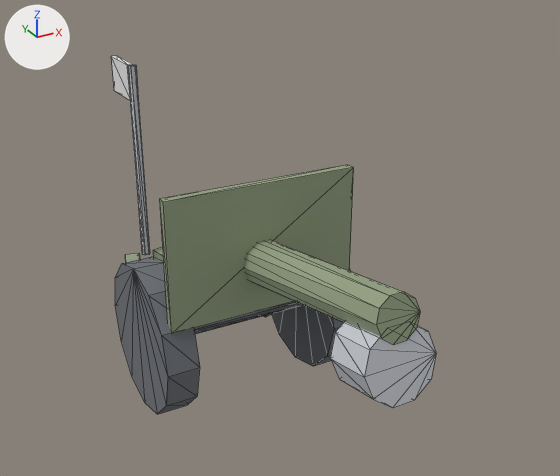
Renders of the glTF model csharp/Unciv.Godot/Packs/units/models/unit/Artillery.glb from each side of a commit.
Rendered twice from a camera (50 mm lens) standing at (-0.476, -1.018, 0.747) and looking at (0.091, 0.012, 0.232). The lights are fixed; the arrows at upper left show +X, +Y and +Z. The picture after the commit comes second. Mesh edges are drawn as thin lines. Vertices at exactly the same position are counted once.

The first picture shows 'Body'.
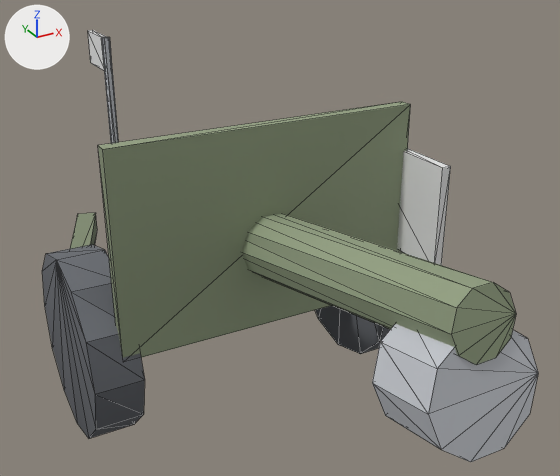
Location of each change, [x1, y1, x2, y2] in pixels of the pictures (560 x 476 px; the box of a moved part takes in the faces that stretch with it):
'Body', recoloured, reshaped (52% wider, 20% taller)
    before: [111, 56, 436, 415]
    after: [42, 30, 538, 462]
part 1 of me_body, moved or reshaped
    before: [111, 56, 134, 100]
    after: [88, 30, 107, 70]
part 2 of me_body, added
    after: [397, 149, 451, 265]
part 3 of me_body, added
    after: [42, 245, 145, 438]
part 4 of me_body, added
    after: [315, 251, 403, 354]
part 5 of me_body, added (green)
    after: [98, 102, 411, 358]
part 6 of me_body, moved or reshaped
    before: [330, 321, 436, 408]
    after: [372, 324, 538, 462]
part 7 of me_body, added
    after: [101, 37, 119, 143]
part 8 of me_body, rebuilt (54% wider, 44% taller)
    before: [243, 240, 420, 345]
    after: [242, 213, 516, 365]
part 9 of me_body, deleted
    before: [115, 65, 354, 415]
part 10 of me_body, added (green)
    after: [70, 213, 97, 249]

The change, as a list of edits to the scene's bpy script:
```text
Change mat_dark:
    where n0 = _N.new('ShaderNodeBsdfPrincipled'); n0.name = 'Principled BSDF'
    remove n0.inputs[0].default_value = (0.16, 0.17, 0.19, 1.0)  # 'Base Color', grey #6f7379
    add n2 = _N.new('ShaderNodeMix'); n2.name = 'Mix'
    add n2.data_type = 'RGBA'
    add n2.blend_type = 'MULTIPLY'
    add n2.inputs[0].default_value = 1.0  # 'Factor'
    add n2.inputs[7].default_value = (0.16, 0.17, 0.19, 1.0)  # 'B', grey #6f7379
    add n3 = _N.new('ShaderNodeVertexColor'); n3.name = 'Color Attribute'
    add _L.new(n2.outputs[2], n0.inputs[0])  # 'Result' to 'Base Color'
    add _L.new(n3.outputs[0], n2.inputs[6])  # 'Color' to 'A'
Change mat_olive:
    where n0 = _N.new('ShaderNodeBsdfPrincipled'); n0.name = 'Principled BSDF'
    remove n0.inputs[0].default_value = (0.3, 0.36, 0.23, 1.0)  # 'Base Color', greyish green #95a284
    add n2 = _N.new('ShaderNodeMix'); n2.name = 'Mix'
    add n2.data_type = 'RGBA'
    add n2.blend_type = 'MULTIPLY'
    add n2.inputs[0].default_value = 1.0  # 'Factor'
    add n2.inputs[7].default_value = (0.3, 0.36, 0.23, 1.0)  # 'B', greyish green #95a284
    add n3 = _N.new('ShaderNodeVertexColor'); n3.name = 'Color Attribute'
    add _L.new(n2.outputs[2], n0.inputs[0])  # 'Result' to 'Base Color'
    add _L.new(n3.outputs[0], n2.inputs[6])  # 'Color' to 'A'
Change mat_steel:
    where n0 = _N.new('ShaderNodeBsdfPrincipled'); n0.name = 'Principled BSDF'
    remove n0.inputs[0].default_value = (0.58, 0.6, 0.64, 1.0)  # 'Base Color', light grey #c8cbd1
    add n2 = _N.new('ShaderNodeMix'); n2.name = 'Mix'
    add n2.data_type = 'RGBA'
    add n2.blend_type = 'MULTIPLY'
    add n2.inputs[0].default_value = 1.0  # 'Factor'
    add n2.inputs[7].default_value = (0.58, 0.6, 0.64, 1.0)  # 'B', light grey #c8cbd1
    add n3 = _N.new('ShaderNodeVertexColor'); n3.name = 'Color Attribute'
    add _L.new(n2.outputs[2], n0.inputs[0])  # 'Result' to 'Base Color'
    add _L.new(n3.outputs[0], n2.inputs[6])  # 'Color' to 'A'
Change me_body:
    remove me_body.from_pydata(...)  # 156 vertices, 268 faces; spans x -0.165..0.165, y -0.444..0.55, z 0.0..0.45
    add me_body.from_pydata(...)  # 164 vertices, 280 faces; spans x -0.275..0.275, y -0.577..0.71, z 0.0..0.48
    me_body part 1: the loose piece of 8 vertices spanning x -0.006..0.006, y 0.44..0.55, z 0.38..0.45 is moved by (0.0, 0.16, 0.03)
    me_body part 2: a new loose piece, a box spanning x 0.223..0.237, y -0.22..-0.02, z 0.24..0.4, in mat_teamcolor (white #e7e7e7)
    me_body part 3: a new loose piece, a 12-sided cylinder along x spanning x -0.275..-0.205, y -0.14..0.14, z 0.0..0.28, in mat_dark
    me_body part 4: a new loose piece, a 12-sided cylinder along x spanning x 0.205..0.275, y -0.14..0.14, z 0.0..0.28, in mat_dark
    me_body part 5: a new loose piece, a box spanning x -0.23..0.23, y -0.13..-0.11, z 0.17..0.47, in mat_olive
    me_body part 6: the loose piece of 20 vertices spanning x -0.05..0.05, y -0.444..-0.356, z 0.206..0.314 is scaled about its middle by (1.4, 1.29, 1.4), then moved by (0.0, -0.12, 0.04)
    me_body part 7: a new loose piece, a 6-sided cylinder along z spanning x -0.009..0.009, y 0.592..0.608, z 0.05..0.48, in mat_steel
    me_body part 8: the loose piece of 20 vertices spanning x -0.04..0.04, y -0.429..0.191, z 0.161..0.35 is rebuilt with 20 vertices and now spans x -0.055..0.055, y -0.56..0.242, z 0.169..0.417
    me_body part 9: 7 loose pieces with 100 vertices, spanning x -0.165..0.165, y -0.12..0.448, z 0.0..0.45, are deleted
    me_body part 10
    8 vertices are added at x -0.255..0.255, y 0.178..0.662, z 0.04
    8 new vertices lie (0.0, 0.0, 0.04) away from vertices in x -0.255..0.255, y 0.178..0.662, z 0.04
    24 new faces join them, mat_olive
    other edits to the shape of me_body do not show in these pictures
```
